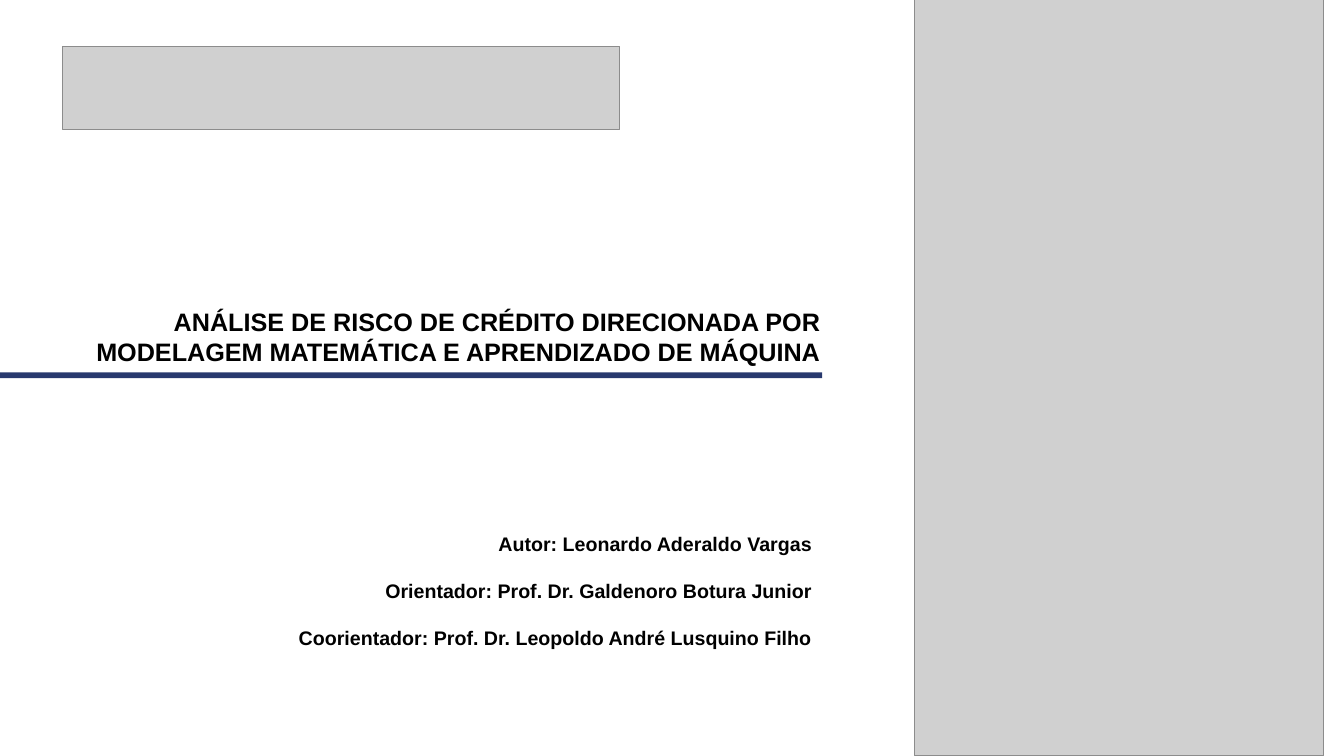
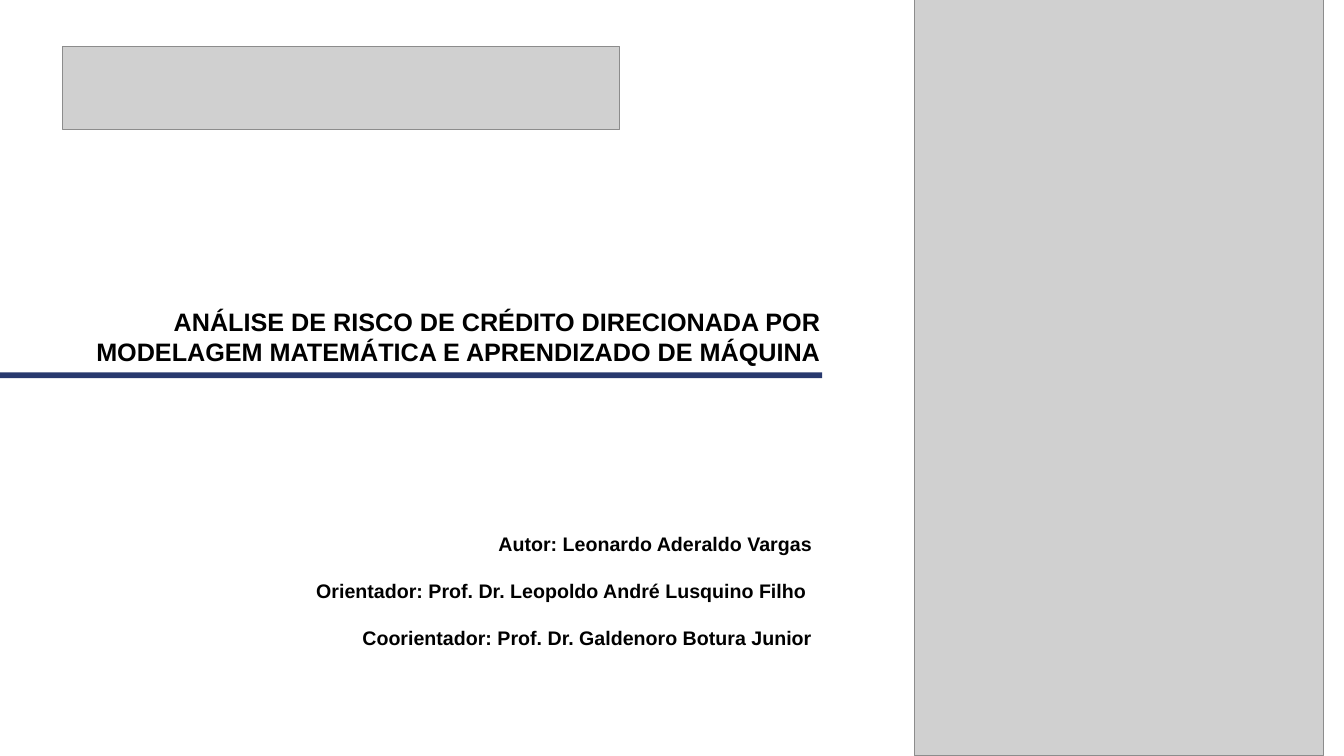
Before and after one commit to leonardovargas10/Modelo_Risco_de_Credito, a slide deck: slide 1 of documents/Apresentação - Leonardo Aderaldo Vargas.pptx. Drawn at 1344x756 pixels with LibreOffice and Linux fonts; fonts in the diff are those of the drawing; grey boxes stand for pictures. Boxes give left, top, right and bottom in pixels: in the first picture for what was removed or moved away, otherwise in the second. Text is boxed around its words. In the diff, an @@ line names an element or a change of style, - is before the commit and + after.

```diff
--- a/documents/Apresentação - Leonardo Aderaldo Vargas.pptx
+++ b/documents/Apresentação - Leonardo Aderaldo Vargas.pptx
@@ text at (x1=316, y1=583, x2=811, y2=646): text changed @@
-Orientador: Prof. Dr. Galdenoro Botura Junior
-Coorientador: Prof. Dr. Leopoldo André Lusquino Filho
+Orientador: Prof. Dr. Leopoldo André Lusquino Filho
+Coorientador: Prof. Dr. Galdenoro Botura Junior
```
Also in this commit, not shown: 3 other slides changed, 1 slide added, 2 other files.
